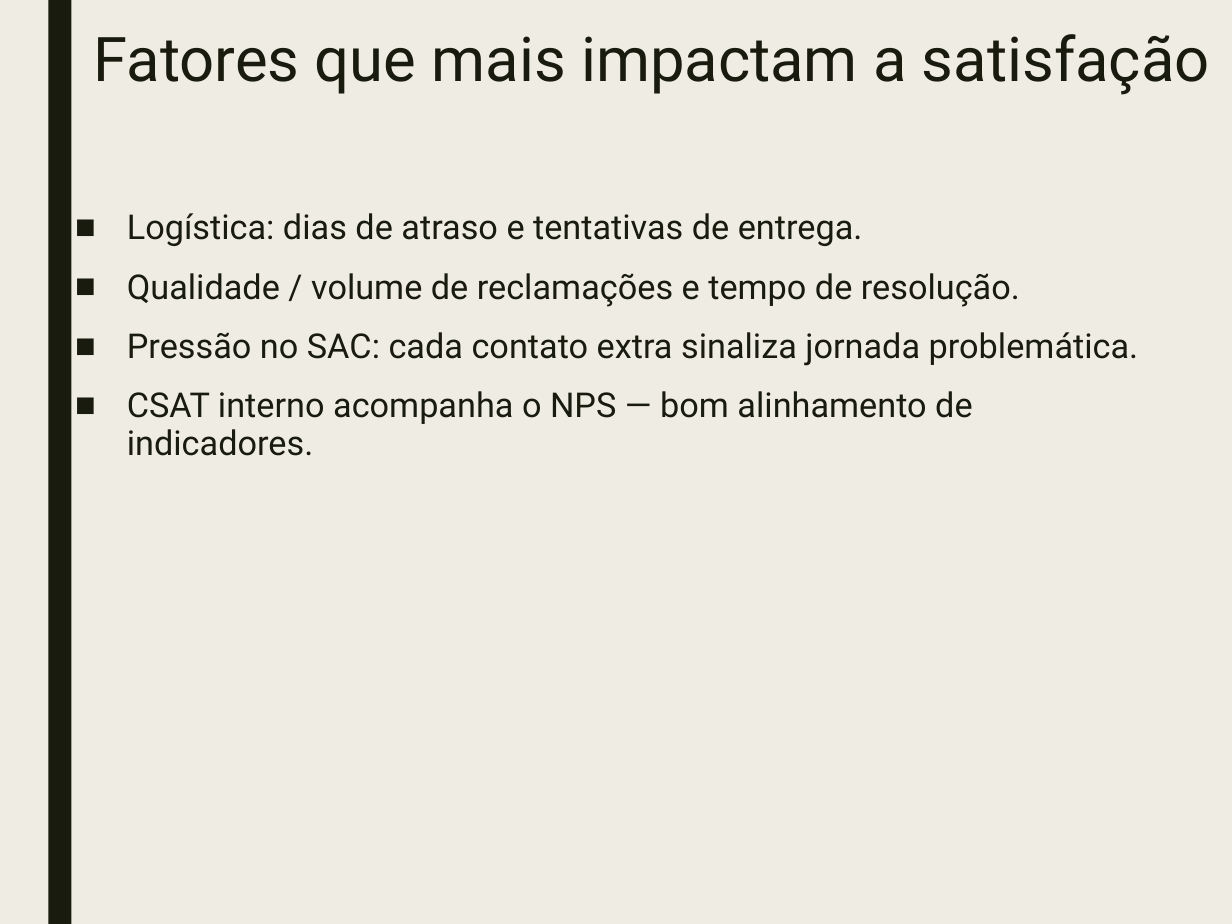
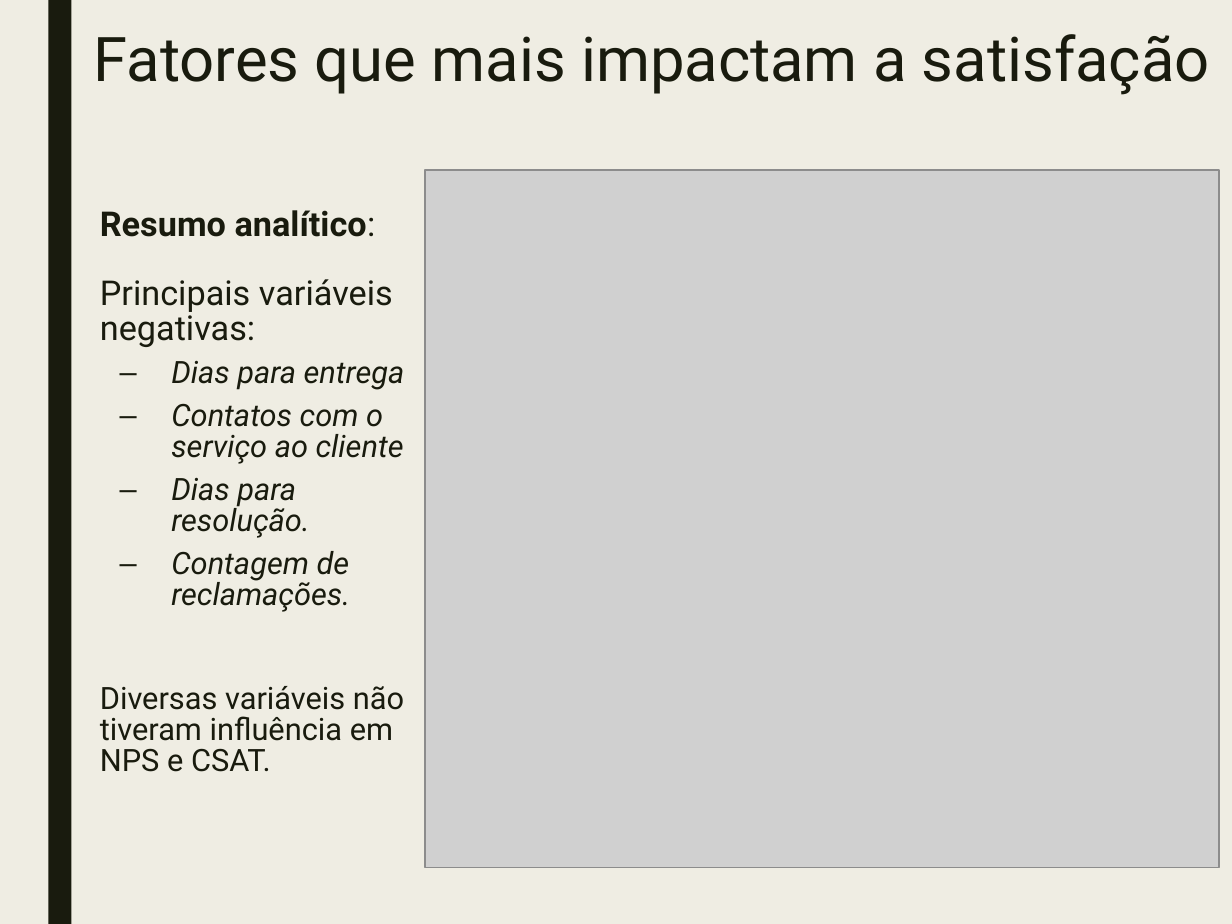
Before and after one commit to nassereq/fiap-nps-preditivo-fase1, a slide deck: slide 10 of reports/Apresentacao_NPS_Fase1.pptx (slide 9 before the commit). Drawn at 1232x924 pixels with LibreOffice and Linux fonts; fonts in the diff are those of the drawing; grey boxes stand for pictures. Boxes give left, top, right and bottom in pixels: in the first picture for what was removed or moved away, otherwise in the second. Text is boxed around its words. In the diff, an @@ line names an element or a change of style, - is before the commit and + after.

```diff
--- a/reports/Apresentacao_NPS_Fase1.pptx
+++ b/reports/Apresentacao_NPS_Fase1.pptx
@@ picture added at (425,170,1220,867) @@
@@ text at (100,210,405,772): text changed; size 20 to 18 pt @@
-■ Logística: dias de atraso e tentativas de entrega.
-■ Qualidade / volume de reclamações e tempo de resolução.
-■ Pressão no SAC: cada contato extra sinaliza jornada problemática.
-■ CSAT interno acompanha o NPS — bom alinhamento de indicadores.
+■ Resumo analítico:
+  Principais variáveis negativas:
+  – Dias para entrega
+  – Contatos com o serviço ao cliente
+  – Dias para resolução.
+  – Contagem de reclamações.
+■ Diversas variáveis não tiveram influência em NPS e CSAT.
```
Also in this commit, not shown: 2 slides added, 2 other files.
